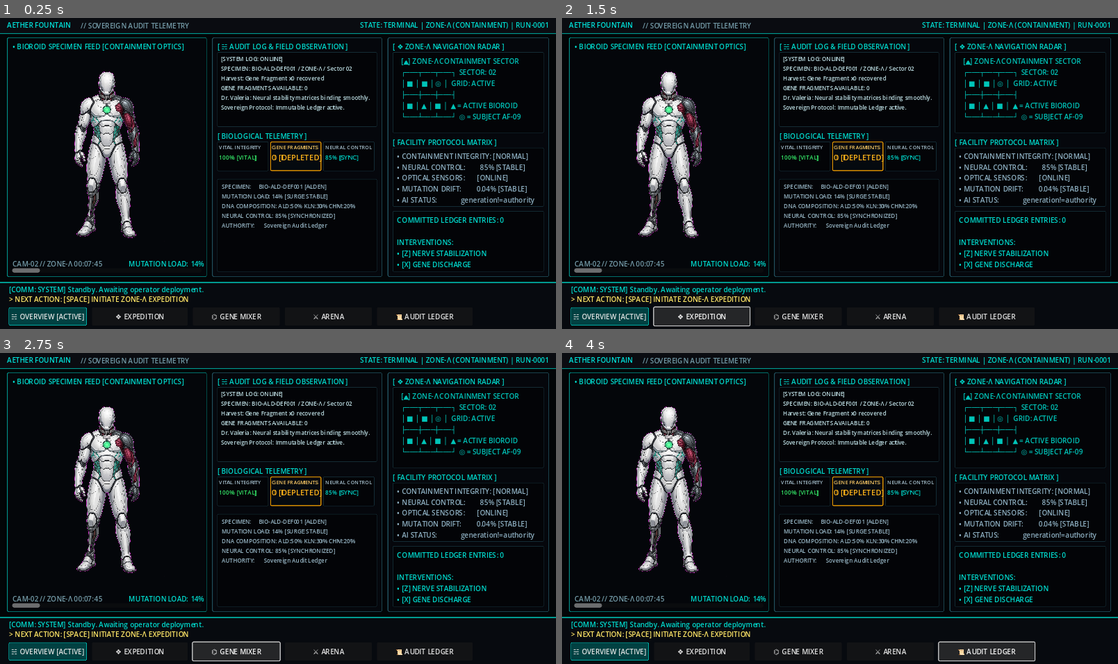
Above: before the commit, frames 1-4 (two rows, left to right).
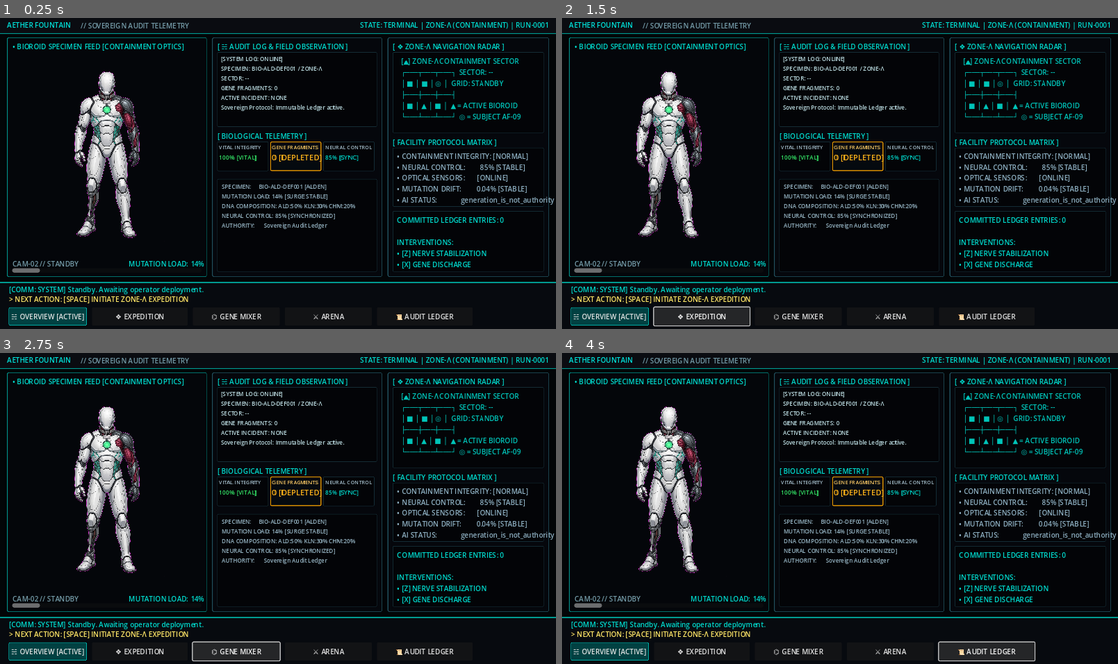
Above: after the commit, the same moments.

Repository: zerospawn01-coder/scratch
Game: Godot game, scene res://scenes/main_terminal.tscn
Same seed, same stepped clock (60 frames per second), same inputs: the game is played once before the commit and once after it.
Inputs:
- Up to frame 1 (0.25 s): no input
- Up to frame 2 (1.5 s): click "☵ OVERVIEW [ACTIVE]" at 0.5 s; click "❖ EXPEDITION" at 1.25 s
- Up to frame 3 (2.75 s): click "⌬ GENE MIXER" at 2 s
- Up to frame 4 (4 s): click "⚔ ARENA" at 2.75 s; click "📜 AUDIT LEDGER" at 3.5 s

The runs differ from the first frame. In frame 1, 0.8% of the frame differs, in the area x 8-100%, y 15-80%; in frame 2, 0.8%; in frame 3, 0.8%; in frame 4, 0.8%.

Commit message:
fix(ui): sanitize Terminal initial state, purge ungrounded logs/sectors, and align AI status axiom

Diff:
--- a/biosynthesized-grey-zone-loop/loop/state.json
+++ b/biosynthesized-grey-zone-loop/loop/state.json
@@ -1,7 +1,7 @@
 {
     "status":  "READY_FOR_HUMAN_REVIEW",
     "current_iteration":  0,
-    "last_run_timestamp":  "2026-08-23T20:47:38Z",
+    "last_run_timestamp":  "2026-08-23T22:02:16Z",
     "last_gate_result":  "PASS",
     "passed_gates":  [
                          "scripts/test_terminal_flow_gate.gd",
--- a/biosynthesized-grey-zone-loop/scenes/main_terminal.tscn
+++ b/biosynthesized-grey-zone-loop/scenes/main_terminal.tscn
@@ -164,7 +164,7 @@
 offset_right = 180.0
 offset_bottom = 530.0
 theme_override_colors/font_color = Color(0.45, 0.6, 0.65, 1)
-text = "CAM-02 // ZONE-Λ 00:07:45"
+text = "CAM-02 // STANDBY"
 
 [node name="NoiseGaugeLabel" type="Label" parent="Views/TerminalView/LiveFeedFrame"]
 layout_mode = 0
@@ -227,10 +227,10 @@
 theme_override_font_sizes/font_size = 13
 theme_override_colors/font_color = Color(0.75, 0.88, 0.9, 1)
 text = "[SYSTEM LOG: ONLINE]
-SPECIMEN: BIO-ALD-DEF001 / ZONE-Λ / Sector 02
-Harvest: Gene Fragment x0 recovered
-GENE FRAGMENTS AVAILABLE: 0
-Dr. Valeria: Neural stability matrices binding smoothly.
+SPECIMEN: BIO-ALD-DEF001 / ZONE-Λ
+SECTOR: --
+GENE FRAGMENTS: 0
+ACTIVE INCIDENT: NONE
 Sovereign Protocol: Immutable Ledger active."
 autowrap_mode = 3
 
@@ -381,8 +381,8 @@
 offset_bottom = 175.0
 theme_override_colors/font_color = Color(0.0, 0.85, 0.8, 0.9)
 text = "  [▲] ZONE-Λ CONTAINMENT SECTOR
-  ┌───┬───┬───┐  SECTOR: 02
-  │ ■ │ ■ │ ◎ │  GRID: ACTIVE
+  ┌───┬───┬───┐  SECTOR: --
+  │ ■ │ ■ │ ◎ │  GRID: STANDBY
   ├───┼───┼───┤
   │ ■ │ ▲ │ ■ │  ▲ = ACTIVE BIOROID
   └───┴───┴───┘  ◎ = SUBJECT AF-09"
@@ -415,7 +415,7 @@
 • NEURAL CONTROL:        85% [STABLE]
 • OPTICAL SENSORS:       [ONLINE]
 • MUTATION DRIFT:        0.04% [STABLE]
-• AI STATUS:             generation!=authority"
+• AI STATUS:             generation_is_not_authority"
 
 [node name="LedgerSummaryPanel" type="Panel" parent="Views/TerminalView/RightConsolePanel" unique_id=258759077]
 layout_mode = 0
--- a/biosynthesized-grey-zone-loop/scripts/main_terminal_controller.gd
+++ b/biosynthesized-grey-zone-loop/scripts/main_terminal_controller.gd
@@ -361,9 +361,8 @@
 	if lbl_prompt:
 		lbl_prompt.text = "> NEXT ACTION: [SPACE] INITIATE ZONE-Λ EXPEDITION"
 	if lbl_run_context:
-		lbl_run_context.text = "[SYSTEM LOG: ONLINE]\nSPECIMEN: %s / ZONE-Λ / Sector 02\nHarvest: Gene Fragment x%d recovered\nGENE FRAGMENTS AVAILABLE: %d\nDr. Valeria: Neural stability matrices binding smoothly.\nSovereign Protocol: Immutable Ledger active." % [
+		lbl_run_context.text = "[SYSTEM LOG: ONLINE]\nSPECIMEN: %s / ZONE-Λ\nSECTOR: --\nGENE FRAGMENTS: %d\nACTIVE INCIDENT: NONE\nSovereign Protocol: Immutable Ledger active." % [
 			active_specimen_payload.get("bioroid_id", "BIO-ALD-DEF001"),
-			active_fragments_available,
 			active_fragments_available
 		]
 	if lbl_cargo_val:
Not shown, changed: biosynthesized-grey-zone-loop/loop/attempts.jsonl
